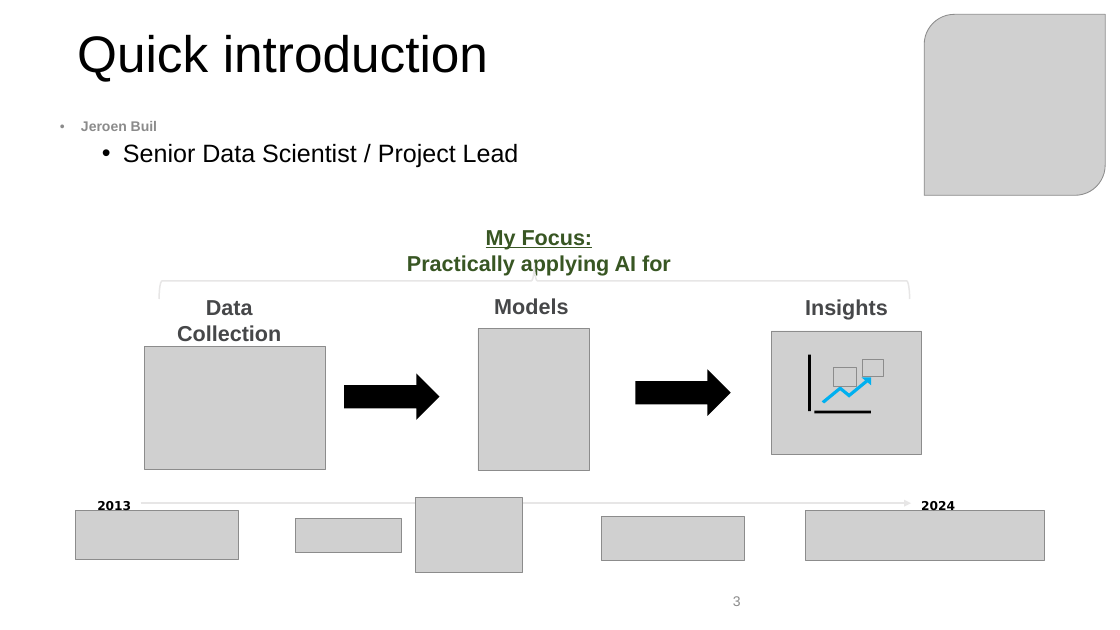
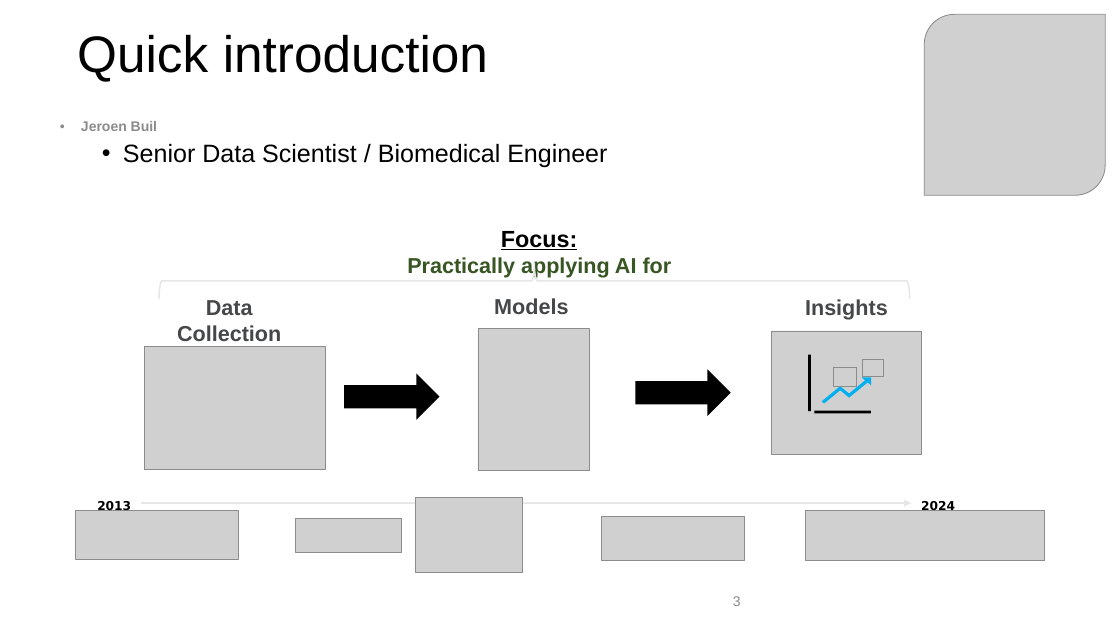
Before and after one commit to JeroenBuil/natural-cycles-assignment, a slide deck: slide 3 of reports/Natural Cycles - Assignment Report - Jeroen Buil.pptx. Drawn at 1120x630 pixels with LibreOffice and Linux fonts; fonts in the diff are those of the drawing; grey boxes stand for pictures; background and template pictures are left out. Boxes give left, top, right and bottom in pixels: in the first picture for what was removed or moved away, otherwise in the second. Text is boxed around its words. In the diff, an @@ line names an element or a change of style, - is before the commit and + after.

```diff
--- a/reports/Natural Cycles - Assignment Report - Jeroen Buil.pptx
+++ b/reports/Natural Cycles - Assignment Report - Jeroen Buil.pptx
@@ text at (123,144,607,168): text changed @@
-  • Senior Data Scientist / Project Lead
+  • Senior Data Scientist / Biomedical Engineer
@@ text at (501,231,578,250): text changed; size 18.5 to 20 pt; text colour #385723 to #000000 @@
-My Focus:
+Focus:
```
Also in this commit, not shown: 21 other slides changed, 1 slide added, 1 slide removed, 2 other files.
